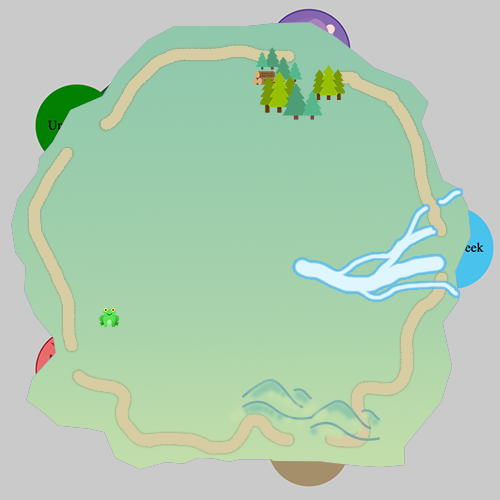
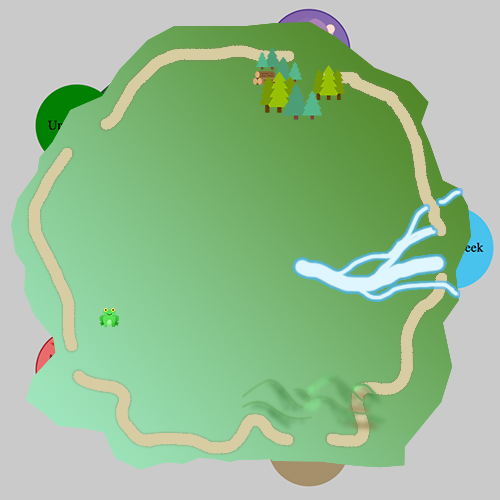
Two versions of the same layered image (500 x 500). Layer-by-layer changes:
added layer "Layer 3" above "hills copy" over [246, 347, 390, 435]
painted on "hills copy" over [226, 352, 384, 443]
painted on "hills" over [242, 357, 312, 420]
painted on "Layer 1" over [11, 22, 471, 470]
